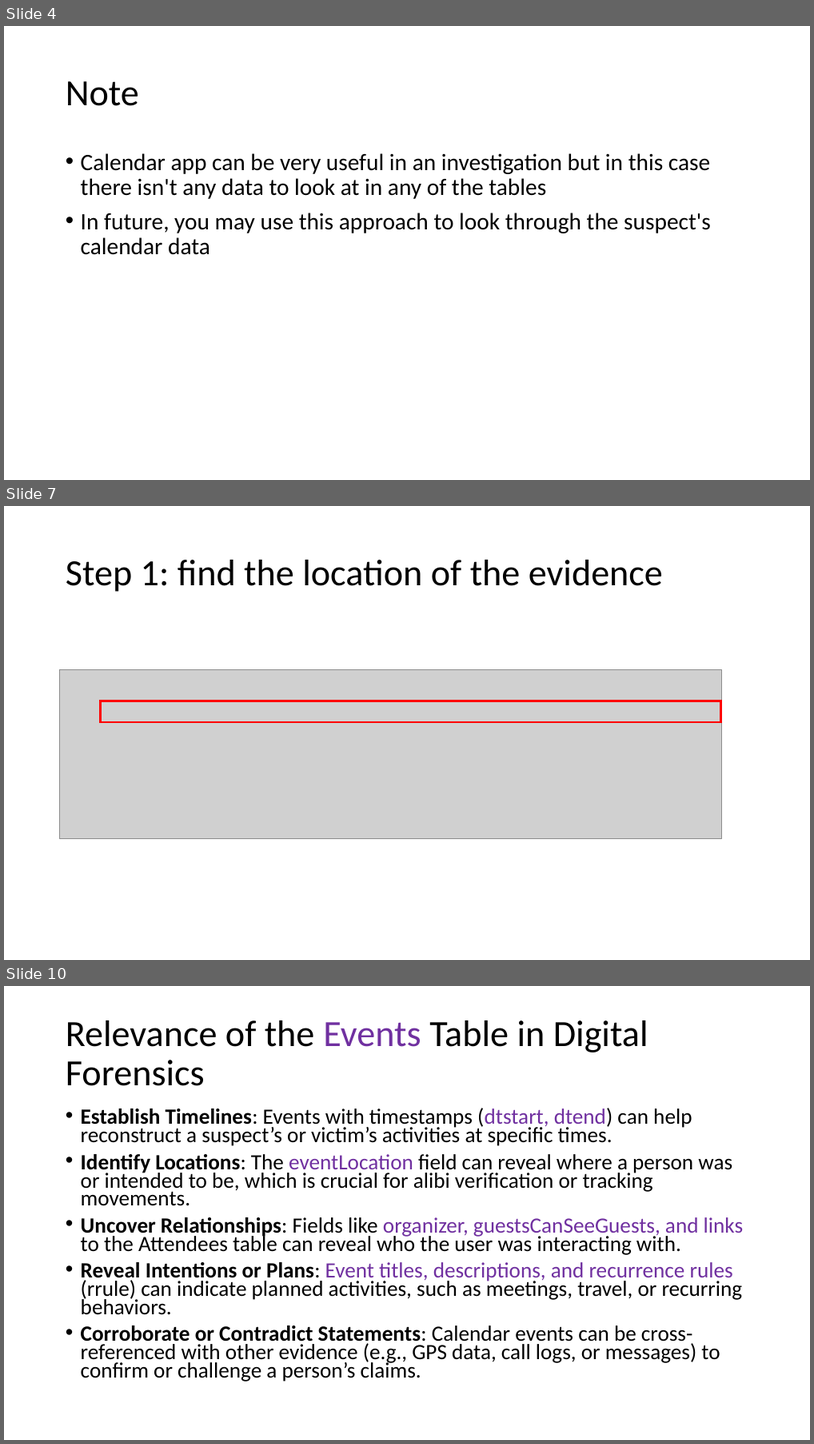
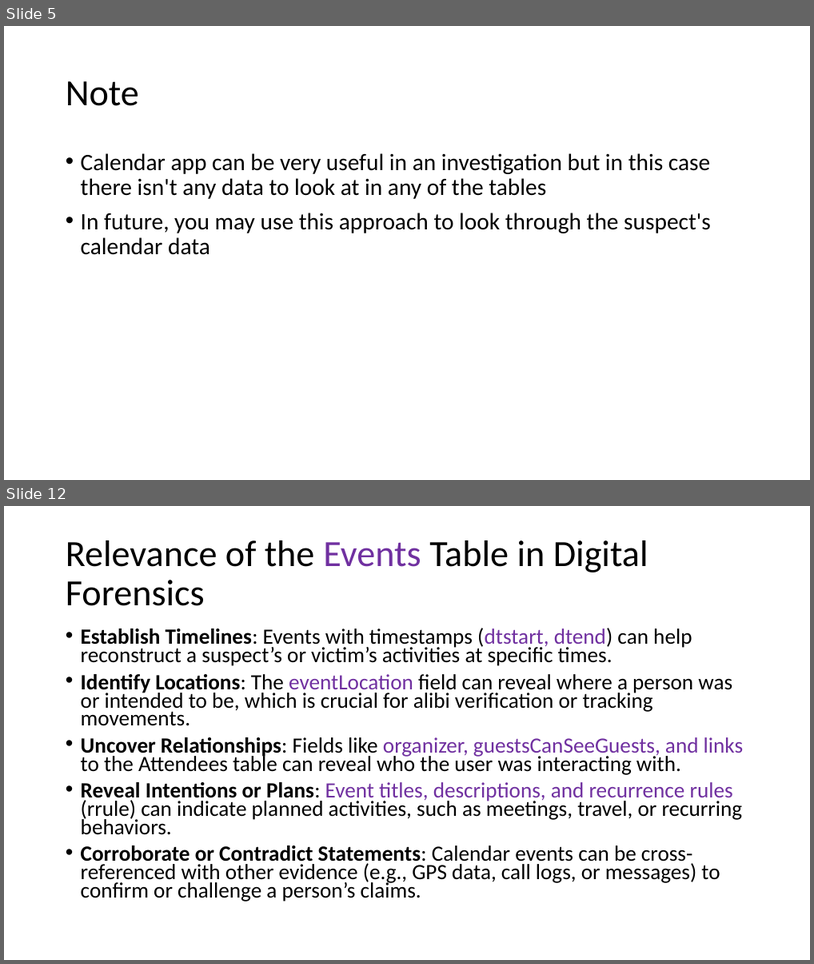
Before and after one commit to frankwxu/digital-forensics-lab, a slide deck: Android10/5_1_3_AOSP_App_Investigations_Calendar.pptx. Shown one above the other, each under a label of ours: slides 4, 7 and 10 before the commit, slides 5 and 12 after it; the slides between them are not shown. The pictures are 814x1444 and 814x964 pixels, drawn with LibreOffice and Linux fonts; fonts in the diff are those of the drawing; grey boxes stand for pictures; background and template pictures are left out. Boxes give left, top, right and bottom in pixels: in the first picture for what was removed or moved away, otherwise in the second. Text is boxed around its words. In the diff, an @@ line names an element or a change of style, - is before the commit and + after.

```diff
--- a/Android10/5_1_3_AOSP_App_Investigations_Calendar.pptx
+++ b/Android10/5_1_3_AOSP_App_Investigations_Calendar.pptx
@@ slide 7 removed at bbox=[4, 506, 810, 960], background #FFFFFF @@
@@ title removed at bbox=[66, 560, 663, 592] @@
-Step 1: find the location of the evidence
@@ picture removed at bbox=[60, 670, 722, 839] @@
@@ rectangle removed at bbox=[100, 700, 721, 722] @@
@@ what was slide 4 is now slide 5 @@
@@ what was slide 10 is now slide 12 @@
```
Also in this commit, not shown: 5 slides changed, 4 slides added, 2 other slides removed.
